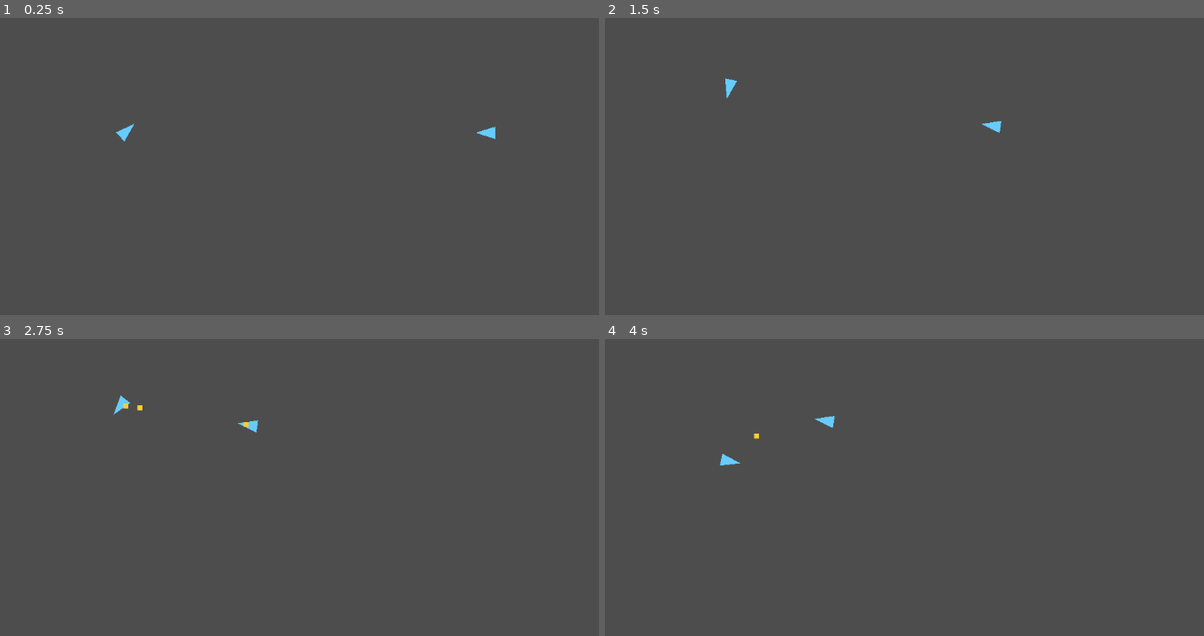
Above: before the commit, frames 1-4 (two rows, left to right).
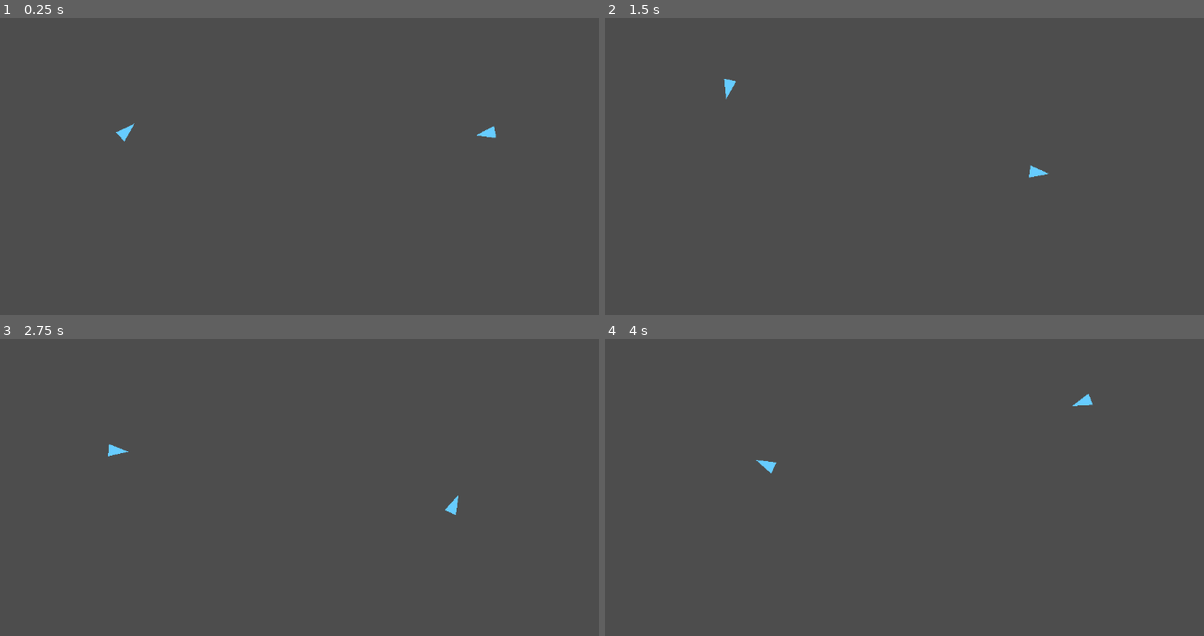
Above: after the commit, the same moments.

Repository: darthlemi/SpaceGame
Game: Godot game, scene res://scenes/combat/combat_scene.tscn
Same seed, same stepped clock (60 frames per second), same inputs: the game is played once before the commit and once after it.
Inputs (mouse positions are in pixels of both pictures, inside the frame that each line leads up to):
- Up to frame 1 (0.25 s): no input
- Up to frame 2 (1.5 s): move the mouse to (1114, 127) at 0.52 s; hold D (pilot_turn_right) 0.53-1.28 s; hold Space (pilot_fire) 0.53-1.28 s; click (1114, 127) at 0.67 s; move the mouse to (814, 166) at 1.27 s; hold A (pilot_turn_left) from 1.28 s (still down); tap Tab (toggle_control_mode) at 1.35 s
- Up to frame 3 (2.75 s): move the mouse to (425, 380) at 2.02 s; release A (pilot_turn_left) at 2.03 s; hold D (pilot_turn_right) from 2.03 s (still down); hold Space (pilot_fire) from 2.03 s (still down)
- Up to frame 4 (4 s): move the mouse to (922, 546) at 2.77 s; release D (pilot_turn_right) at 2.78 s; release Space (pilot_fire) at 2.78 s; hold W (pilot_thrust) 2.78-3.53 s; tap Tab (toggle_control_mode) at 2.85 s; click (922, 546) at 2.92 s; move the mouse to (1168, 529) at 3.52 s; hold A (pilot_turn_left) from 3.53 s (still down); hold Space (pilot_fire) from 3.53 s (still down)

The runs differ from the first frame. In frame 1, less than 0.1% of the frame differs, in the area x 79-83%, y 36-41%; in frame 2, 0.2%; in frame 3, 0.3%, in the area x 18-77%, y 19-60%; in frame 4, 0.3%.
Error after the commit: Parse Error: Invalid argument for "setup()" function: argument 2 should be "StringName" but is "Ship". (res://scripts/combat/combat_scene.gd:18)

Commit message:
Make AIController resolve targets via enemy_group membership

Diff:
--- a/scripts/controllers/ai_controller.gd
+++ b/scripts/controllers/ai_controller.gd
@@ -7,14 +7,18 @@
 
 var state: State = State.APPROACH
 var ship: Ship
-var enemy: Ship
+var enemy_group: StringName
 
-func setup(p_ship: Ship, p_enemy: Ship) -> void:
+func setup(p_ship: Ship, p_enemy_group: StringName) -> void:
 	ship = p_ship
-	enemy = p_enemy
+	enemy_group = p_enemy_group
 
 func _physics_process(_delta: float) -> void:
-	if not is_instance_valid(ship) or not is_instance_valid(enemy):
+	if not is_instance_valid(ship):
+		return
+	var candidates: Array = get_tree().get_nodes_in_group(enemy_group)
+	var enemy := Ship.nearest_in_range(candidates, ship.global_position, INF)
+	if enemy == null:
 		return
 	var hp_ratio: float = ship.hull.current_hp / ship.hull.max_hp if ship.hull.max_hp > 0.0 else 0.0
 	var in_range: bool = ship.global_position.distance_to(enemy.global_position) <= ship.attack_range()
--- a/tests/run_tests.gd
+++ b/tests/run_tests.gd
@@ -29,11 +29,11 @@
 		print("FAIL [%s]: %s" % [ship_test.resource_path, f])
 	total_failures += async_failures.size()
 
-	var combat_scene_test = preload("res://tests/test_combat_scene.gd")
-	var combat_scene_failures: Array[String] = await combat_scene_test.run_async(self)
-	for f in combat_scene_failures:
-		print("FAIL [%s]: %s" % [combat_scene_test.resource_path, f])
-	total_failures += combat_scene_failures.size()
+	var ai_targeting_test = preload("res://tests/test_ai_controller_targeting.gd")
+	var ai_targeting_failures: Array[String] = await ai_targeting_test.run_async(self)
+	for f in ai_targeting_failures:
+		print("FAIL [%s]: %s" % [ai_targeting_test.resource_path, f])
+	total_failures += ai_targeting_failures.size()
 
 	if total_failures == 0:
 		print("All tests passed.")
--- /dev/null
+++ b/tests/test_ai_controller_targeting.gd
@@ -0,0 +1,42 @@
+extends RefCounted
+
+const ShipScene = preload("res://scenes/ship/ship.tscn")
+
+# Exercises the real group-membership resolution _physics_process depends on, which
+# needs a live SceneTree -- see tests/test_ship.gd's run_async note for why this can't
+# be a synchronous run() test.
+static func run_async(tree: SceneTree) -> Array[String]:
+	var failures: Array[String] = []
+
+	var ai_ship: Ship = ShipScene.instantiate()
+	ai_ship.global_position = Vector2(0, 0)
+	ai_ship.enemy_group = &"test_targets"
+	tree.root.add_child(ai_ship)
+
+	var target_ship: Ship = ShipScene.instantiate()
+	target_ship.global_position = Vector2(50, 0)
+	target_ship.add_to_group("test_targets")
+	tree.root.add_child(target_ship)
+
+	var far_ship: Ship = ShipScene.instantiate()
+	far_ship.global_position = Vector2(5000, 0)
+	far_ship.add_to_group("test_targets")
+	tree.root.add_child(far_ship)
+
+	var controller := AIController.new()
+	tree.root.add_child(controller)
+	controller.setup(ai_ship, &"test_targets")
+
+	await tree.process_frame
+
+	if ai_ship.current_order.type != Order.Type.ATTACK_TARGET:
+		failures.append("AIController: expected ATTACK_TARGET order once a group member is in range, got %s" % ai_ship.current_order.type)
+	elif ai_ship.current_order.target_ship != target_ship:
+		failures.append("AIController: expected to target the nearest group member, got %s" % ai_ship.current_order.target_ship)
+
+	ai_ship.queue_free()
+	target_ship.queue_free()
+	far_ship.queue_free()
+	controller.queue_free()
+
+	return failures
